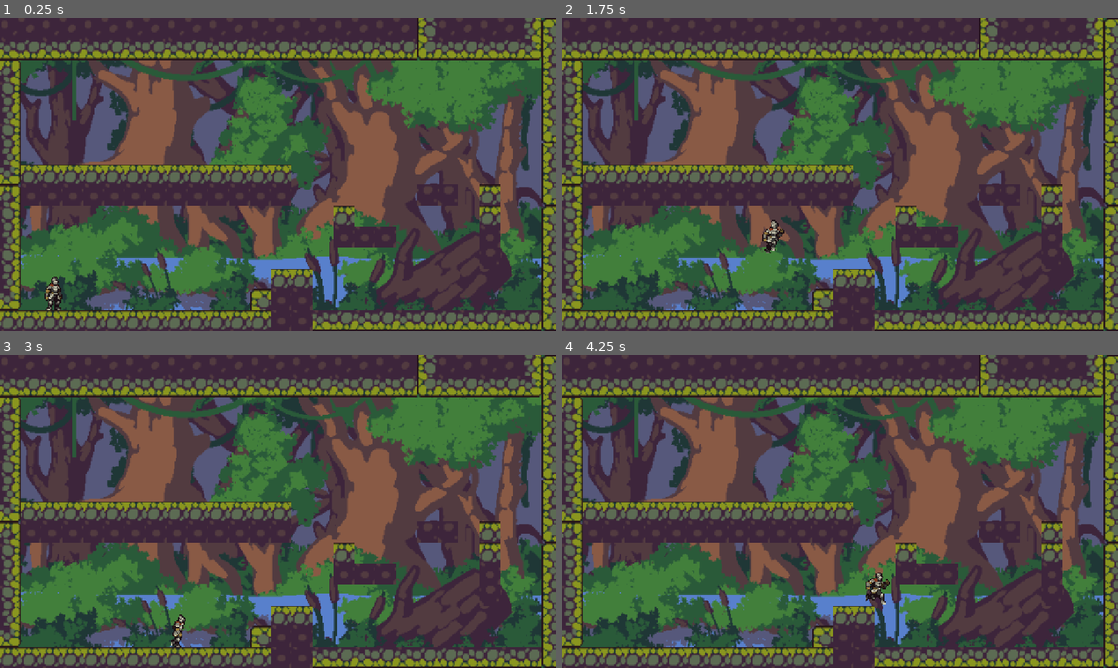
Above: before the commit, frames 1-4 (two rows, left to right).
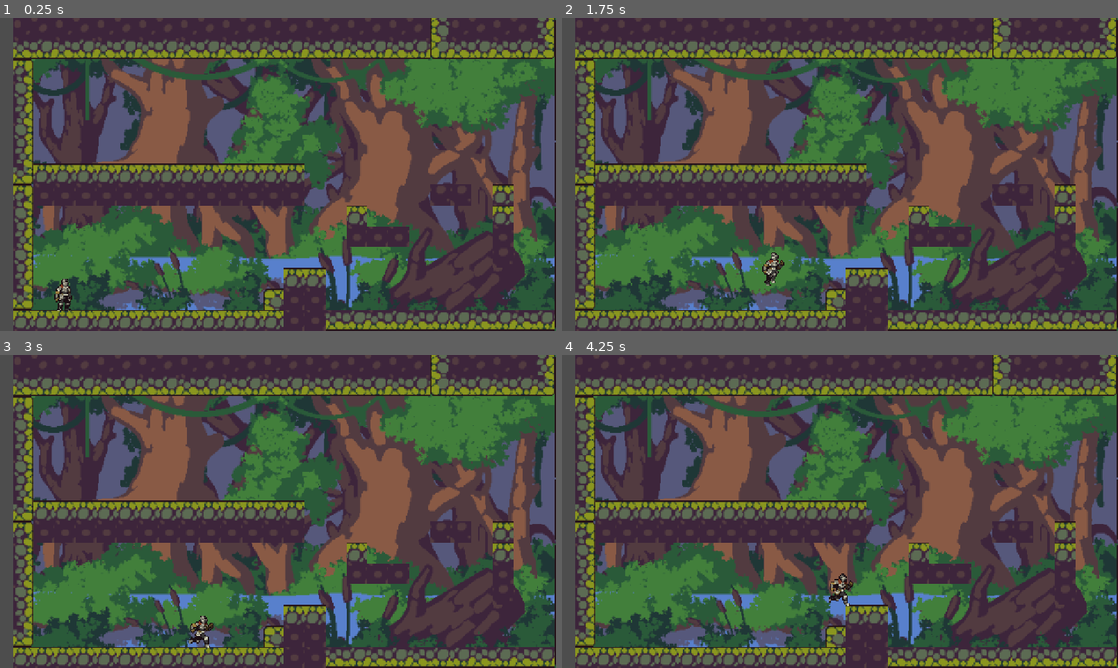
Above: after the commit, the same moments.

Repository: AthaaFW/project-crono
Game: Godot game, scene res://scenes/main.tscn
The game is run twice, just before and just after one commit, with the same random seed, the same clock (stepped at 60 frames per second) and the same inputs.
Inputs:
- Up to frame 1 (0.25 s): no input
- Up to frame 2 (1.75 s): tap Enter at 0.5 s; hold S (fast_fall, bound only after the commit) 0.53-1.28 s; hold D (right) from 0.53 s (still down); tap Shift (slide, bound only before the commit) at 0.6 s; tap Space (jump) at 0.77, 1.07, 1.52, 1.55 s; tap S (fast_fall, bound only after the commit) at 1.35 s
- Up to frame 3 (3 s): tap Space (jump) at 1.82, 2.1 s; release D (right) at 2.03 s; hold A (left) 2.03-2.78 s; tap Shift (slide, bound only before the commit) at 2.3, 2.85 s; hold D (right) from 2.78 s (still down)
- Up to frame 4 (4.25 s): keep holding D (right); tap Space (jump) at 3.02, 3.32, 3.77, 3.8, 4.07 s; tap S (fast_fall, bound only after the commit) at 3.05 s; hold S (fast_fall, bound only after the commit) from 3.53 s (still down)

The runs differ from the first frame. In frame 1, 50% of the frame differs, in the area x 0-100%, y 0-100%; in frame 2, 50%; in frame 3, 50%; in frame 4, 50%.

Commit message:
Adding coyote jump mechanic

Diff:
--- a/project.godot
+++ b/project.godot
@@ -49,7 +49,7 @@
 "events": [Object(InputEventKey,"resource_local_to_scene":false,"resource_name":"","device":-1,"window_id":0,"alt_press …(192 unchanged characters)…
 ]
 }
-slide={
+dash={
 "deadzone": 0.2,
 "events": [Object(InputEventKey,"resource_local_to_scene":false,"resource_name":"","device":-1,"window_id":0,"alt_press …(195 unchanged characters)…
 ]
@@ -57,6 +57,11 @@
 attack={
 "deadzone": 0.2,
 "events": [Object(InputEventMouseButton,"resource_local_to_scene":false,"resource_name":"","device":-1,"window_id":0,"a …(253 unchanged characters)…
+]
+}
+fast_fall={
+"deadzone": 0.2,
+"events": [Object(InputEventKey,"resource_local_to_scene":false,"resource_name":"","device":-1,"window_id":0,"alt_pressed":false,"shift_pressed":false,"ctrl_pressed":false,"meta_pressed":false,"pressed":false,"keycode":0,"physical_keycode":83,"key_label":0,"unicode":115,"location":0,"echo":false,"script":null)
 ]
 }
 
--- a/scenes/levels/level1.tscn
+++ b/scenes/levels/level1.tscn
@@ -472,5 +472,5 @@
 tile_set = SubResource("TileSet_wp5od")
 
 [node name="Player" parent="." unique_id=1418193285 instance=ExtResource("3_dd0lh")]
-position = Vector2(134, 588)
+position = Vector2(129, 615)
 scale = Vector2(2, 2)
--- a/scenes/main.tscn
+++ b/scenes/main.tscn
@@ -5,3 +5,4 @@
 [node name="Main" type="Node2D" unique_id=1144421412]
 
 [node name="LevelRoot" parent="." unique_id=230347589 instance=ExtResource("1_o5qli")]
+position = Vector2(30, -1)
--- a/scenes/player.tscn
+++ b/scenes/player.tscn
@@ -4,9 +4,13 @@
 [ext_resource type="Script" uid="uid://deaw6j1yy6e5e" path="res://scripts/player.gd" id="1_tuyoq"]
 [ext_resource type="Texture2D" uid="uid://bpoqq80pemwgj" path="res://assets/images/player/_Hit.png" id="2_tuyoq"]
 [ext_resource type="Texture2D" uid="uid://b1vnn7hcgsrhs" path="res://assets/images/player/_Idle.png" id="3_fjrip"]
+[ext_resource type="Texture2D" uid="uid://c4lb5wfsvlrgl" path="res://assets/images/player/_Dash.png" id="3_smehm"]
 [ext_resource type="Texture2D" uid="uid://c7tw0mb585ju2" path="res://assets/images/player/_Jump.png" id="4_smehm"]
 [ext_resource type="Texture2D" uid="uid://dvmlw26nugned" path="res://assets/images/player/_SlideFull.png" id="5_ur7pv"]
 [ext_resource type="Texture2D" uid="uid://b32orcsb87vdb" path="res://assets/images/player/_Run.png" id="6_fjrip"]
+[ext_resource type="Texture2D" uid="uid://da41kgvxm3s45" path="res://assets/images/player/_JumpFallInbetween.png" id="7_y4r1p"]
+[ext_resource type="Texture2D" uid="uid://r3gn40njbxxq" path="res://assets/images/player/_Fall.png" id="8_d2wvv"]
+[ext_resource type="Texture2D" uid="uid://k201uhr04ggv" path="res://assets/images/player/_WallSlide.png" id="11_d2wvv"]
 
 [sub_resource type="AtlasTexture" id="AtlasTexture_y4r1p"]
 atlas = ExtResource("1_qlg0r")
@@ -24,6 +28,14 @@
 atlas = ExtResource("1_qlg0r")
 region = Rect2(360, 0, 120, 80)
 
+[sub_resource type="AtlasTexture" id="AtlasTexture_cs1tg"]
+atlas = ExtResource("3_smehm")
+region = Rect2(0, 0, 120, 80)
+
+[sub_resource type="AtlasTexture" id="AtlasTexture_2dvfe"]
+atlas = ExtResource("3_smehm")
+region = Rect2(120, 0, 120, 80)
+
 [sub_resource type="AtlasTexture" id="AtlasTexture_f1ej7"]
 atlas = ExtResource("2_tuyoq")
 region = Rect2(0, 0, 120, 80)
@@ -78,6 +90,26 @@
 
 [sub_resource type="AtlasTexture" id="AtlasTexture_31cv2"]
 atlas = ExtResource("4_smehm")
+region = Rect2(240, 0, 120, 80)
+
+[sub_resource type="AtlasTexture" id="AtlasTexture_giy8y"]
+atlas = ExtResource("7_y4r1p")
+region = Rect2(0, 0, 120, 80)
+
+[sub_resource type="AtlasTexture" id="AtlasTexture_fdfoy"]
+atlas = ExtResource("7_y4r1p")
+region = Rect2(120, 0, 120, 80)
+
+[sub_resource type="AtlasTexture" id="AtlasTexture_hhpqf"]
+atlas = ExtResource("8_d2wvv")
+region = Rect2(0, 0, 120, 80)
+
+[sub_resource type="AtlasTexture" id="AtlasTexture_g5jhy"]
+atlas = ExtResource("8_d2wvv")
+region = Rect2(120, 0, 120, 80)
+
+[sub_resource type="AtlasTexture" id="AtlasTexture_holxr"]
+atlas = ExtResource("8_d2wvv")
 region = Rect2(240, 0, 120, 80)
 
 [sub_resource type="AtlasTexture" id="AtlasTexture_smehm"]
@@ -136,6 +168,18 @@
 atlas = ExtResource("5_ur7pv")
 region = Rect2(360, 0, 120, 80)
 
+[sub_resource type="AtlasTexture" id="AtlasTexture_mx1m4"]
+atlas = ExtResource("11_d2wvv")
+region = Rect2(0, 0, 120, 80)
+
+[sub_resource type="AtlasTexture" id="AtlasTexture_4gjji"]
+atlas = ExtResource("11_d2wvv")
+region = Rect2(120, 0, 120, 80)
+
+[sub_resource type="AtlasTexture" id="AtlasTexture_u2ulf"]
+atlas = ExtResource("11_d2wvv")
+region = Rect2(240, 0, 120, 80)
+
 [sub_resource type="SpriteFrames" id="SpriteFrames_wp5od"]
 animations = [{
 "frames": [{
@@ -157,6 +201,17 @@
 }, {
 "frames": [{
 "duration": 1.0,
+"texture": SubResource("AtlasTexture_cs1tg")
+}, {
+"duration": 1.0,
+"texture": SubResource("AtlasTexture_2dvfe")
+}],
+"loop": 1,
+"name": &"dash",
+"speed": 5.0
+}, {
+"frames": [{
+"duration": 1.0,
 "texture": SubResource("AtlasTexture_f1ej7")
 }],
 "loop": 1,
@@ -207,6 +262,21 @@
 }, {
 "duration": 1.0,
 "texture": SubResource("AtlasTexture_31cv2")
+}, {
+"duration": 1.0,
+"texture": SubResource("AtlasTexture_giy8y")
+}, {
+"duration": 1.0,
+"texture": SubResource("AtlasTexture_fdfoy")
+}, {
+"duration": 1.0,
+"texture": SubResource("AtlasTexture_hhpqf")
+}, {
+"duration": 1.0,
+"texture": SubResource("AtlasTexture_g5jhy")
+}, {
+"duration": 1.0,
+"texture": SubResource("AtlasTexture_holxr")
 }],
 "loop": 1,
 "name": &"jump",
@@ -263,22 +333,35 @@
 "loop": 1,
 "name": &"slide",
 "speed": 10.0
+}, {
+"frames": [{
+"duration": 1.0,
+"texture": SubResource("AtlasTexture_mx1m4")
+}, {
+"duration": 1.0,
+"texture": SubResource("AtlasTexture_4gjji")
+}, {
+"duration": 1.0,
+"texture": SubResource("AtlasTexture_u2ulf")
+}],
+"loop": 1,
+"name": &"wall_cling",
+"speed": 5.0
 }]
 
 [sub_resource type="RectangleShape2D" id="RectangleShape2D_wp5od"]
 size = Vector2(22.666668, 38)
 
 [node name="Player" type="CharacterBody2D" unique_id=1418193285]
-scale = Vector2(3, 3)
 script = ExtResource("1_tuyoq")
 
 [node name="AnimatedSprite2D" type="AnimatedSprite2D" parent="." unique_id=1307672786]
 texture_filter = 1
+position = Vector2(3, -19)
 sprite_frames = SubResource("SpriteFrames_wp5od")
-animation = &"run"
+animation = &"wall_cling"
 autoplay = "idle"
-frame_progress = 0.11030523
+offset = Vector2(-4, 0)
 
 [node name="CollisionShape2D" type="CollisionShape2D" parent="." unique_id=486907403]
-position = Vector2(-5.3333335, 21)
 shape = SubResource("RectangleShape2D_wp5od")
--- a/scripts/player.gd
+++ b/scripts/player.gd
@@ -4,37 +4,107 @@
 @onready var player_animation: AnimatedSprite2D = $AnimatedSprite2D
 
 const SPEED = 300.0
+const ACCELERATION = 1200.0
+const FRICTION = 1400.0
+
+const GRAVITY = 2000.0
+const FALL_GRAVITY = 3000.0
+const FAST_FALL_GRAVITY = 5000.0
+const WALL_GRAVITY = 25.0
+
 const JUMP_VELOCITY = -850.0
+const WALL_JUMP_VELOCITY = -700.0
+const WALL_JUMP_PUSHBACK = 300.0
+
+const INPUT_BUFFER_PATIENCE = 0.1
+const COYOTE_TIME = 0.08
+
+var input_buffer : Timer
+var coyote_timer : Timer
+var coyote_jump_available : bool = true
 
 
-func _physics_process(delta: float) -> void:
+func _ready():
+	#Input buffer Setup
+	input_buffer = Timer.new()
+	input_buffer.wait_time = INPUT_BUFFER_PATIENCE
+	input_buffer.one_shot = true
+	add_child(input_buffer)
 
-	# Add animation
+	#Cotoye Timer Setup
+	coyote_timer = Timer.new()
+	coyote_timer.wait_time = COYOTE_TIME
+	coyote_timer.one_shot = true
+	add_child(coyote_timer)
+	coyote_timer.timeout.connect(coyote_timeout)
 
-	if velocity.x > 1 or velocity.x < -1:
-		player_animation.animation = "run"
+func _physics_process(delta):
+	var horizontal_input = Input.get_axis("left", "right")
+	var jump_attempted = Input.is_action_just_pressed("jump")
+
+
+	#Jump and Wall Jump
+	if jump_attempted or input_buffer.time_left > 0:
+		if coyote_jump_available:
+			velocity.y = JUMP_VELOCITY
+			coyote_jump_available = false
+		elif is_on_wall() and horizontal_input != 0:
+			velocity.y = WALL_JUMP_VELOCITY
+			velocity.x = WALL_JUMP_PUSHBACK * -sign(horizontal_input)
+		elif jump_attempted:
+			input_buffer.start()
+
+	if Input.is_action_just_released("jump") and velocity.y < 0:
+		velocity.y = JUMP_VELOCITY / 4
+
+	if is_on_floor():
+		coyote_jump_available = true
+		coyote_timer.stop()
 	else:
-		player_animation.animation = "idle"
-	# Add the gravity.
-	if not is_on_floor():
-		velocity += get_gravity() * delta
-		player_animation.animation = "jump"
+		if coyote_jump_available:
+			if coyote_timer.is_stopped():
+				coyote_timer.start()
+		velocity.y += take_gravity(horizontal_input) * delta
 
-	# Handle jump.
-	if Input.is_action_just_pressed("jump") and is_on_floor():
-		velocity.y = JUMP_VELOCITY
+	var floor_damping : float = 1.0 if is_on_floor() else 0.2
+	var dash_multiplier : float = 2.0 if Input.is_action_pressed("dash") else 1.0
+	if horizontal_input:
+		velocity.x = move_toward(velocity.x, horizontal_input * SPEED * dash_multiplier, ACCELERATION * delta)
+	else:
+		velocity.x = move_toward(velocity.x, 0, (FRICTION * delta) * floor_damping)
 
-	# Get the input direction and handle the movement/deceleration.
-	# As good practice, you should replace UI actions with custom gameplay actions.
-	var direction := Input.get_axis("left", "right")
-	if direction:
-		velocity.x = direction * SPEED
+	# Animation
+	if is_on_wall_only() and !is_on_floor() and horizontal_input != 0:
+		player_animation.play("wall_cling")
+	elif !is_on_floor():
+		player_animation.play("jump")
+	elif abs(velocity.x) > 10:
+		if Input.is_action_pressed("dash"):
+			player_animation.play("slide")
+		else:
+			player_animation.play("run")
 	else:
-		velocity.x = move_toward(velocity.x, 0, SPEED)
+		player_animation.play("idle")
 
 	move_and_slide()
 
-	if direction == 1.0:
+	if horizontal_input > 0:
 		player_animation.flip_h = false
-	elif direction == -1.0:
+		player_animation.offset = Vector2(2, 0)
+	elif horizontal_input < 0:
 		player_animation.flip_h = true
+		player_animation.offset = Vector2(-7, 0)
+
+
+
+
+func take_gravity(input_dir : float = 0) -> float:
+	if Input.is_action_pressed("fast_fall"):
+		return FAST_FALL_GRAVITY
+	if is_on_wall_only() and velocity.y > 0 and input_dir != 0:
+		return WALL_GRAVITY
+	return GRAVITY if velocity.y < 0 else FALL_GRAVITY
+
+
+func coyote_timeout():
+	coyote_jump_available = false
Binary file changed: assets/images/player/_WallSlide.png
